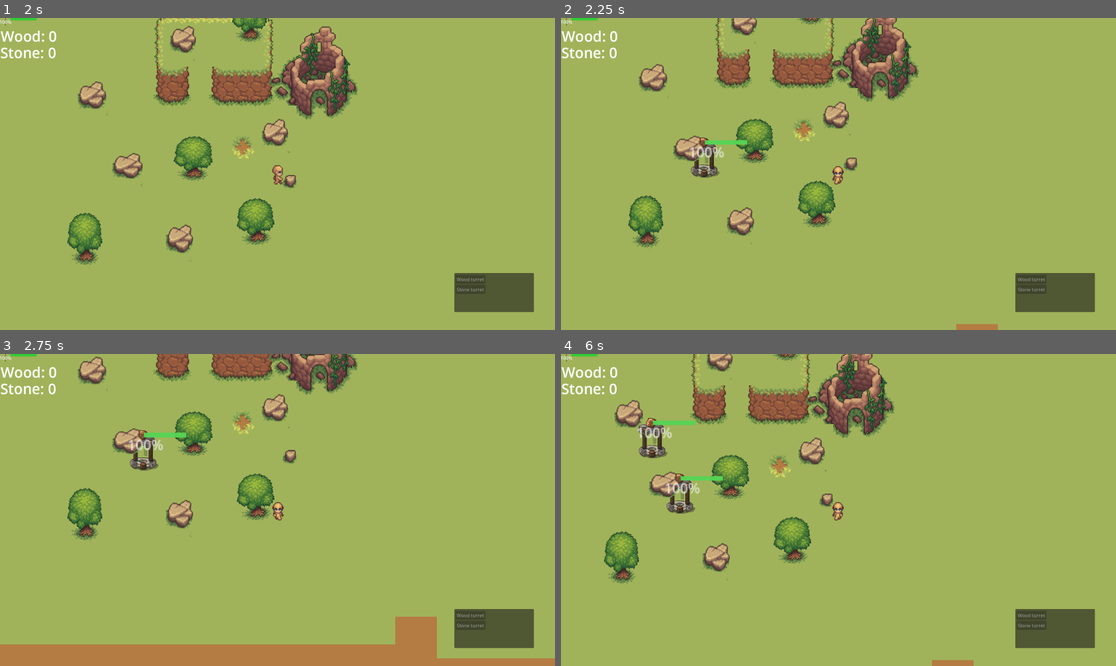
Above: before the commit, frames 1-4 (two rows, left to right).
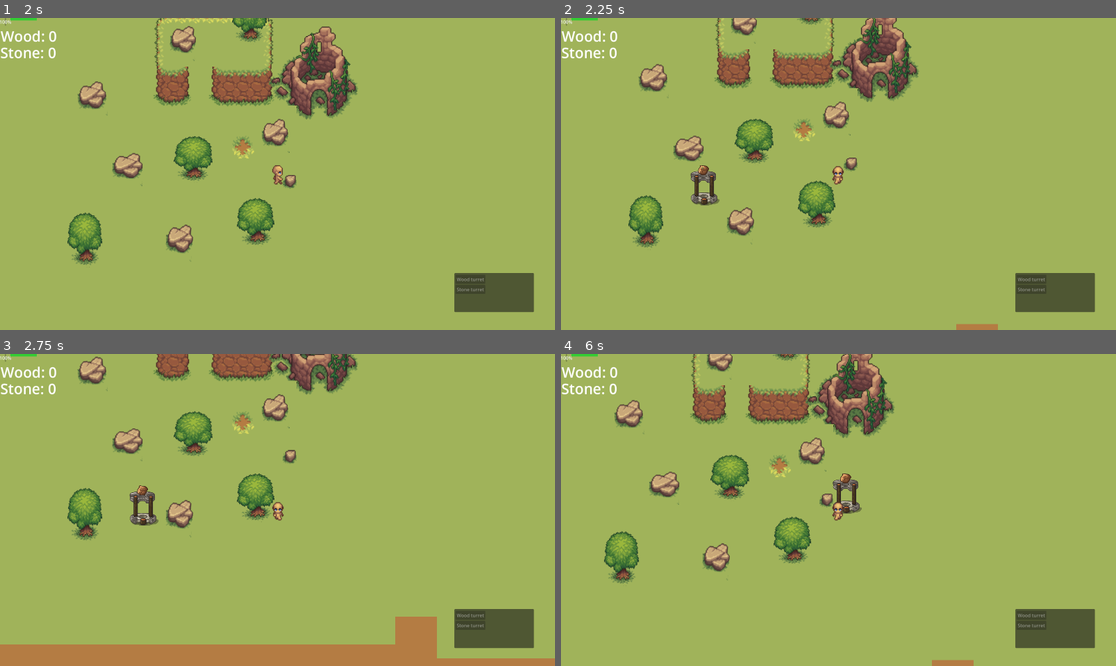
Above: after the commit, the same moments.

Repository: jonagull/dino-survival
Game: Godot game, scene res://main.tscn
Two runs of this game, one before a commit and one after it. Both use one fixed random seed, a clock stepped at 60 frames per second and the inputs below.
Inputs (mouse positions are in pixels of both pictures, inside the frame that each line leads up to):
- Up to frame 1 (2 s): click "Build" at 0.5 s; tap Enter at 1.25 s; move the mouse to (399, 158) at 1.27 s; hold D (move_right) from 1.28 s (still down); hold 1 (select_turret_1) from 1.28 s (still down); click (399, 158) at 1.42 s
- Up to frame 2 (2.25 s): move the mouse to (727, 189) at 2.02 s; release D (move_right) at 2.03 s; release 1 (select_turret_1) at 2.03 s; hold S (move_backward) from 2.03 s (still down); tap 2 (select_turret_2) at 2.1 s; click (727, 189) at 2.17 s
- Up to frame 3 (2.75 s): keep holding S (move_backward)
- Up to frame 4 (6 s): move the mouse to (894, 441) at 2.77 s; release S (move_backward) at 2.78 s; hold D (move_right) 2.78-3.53 s; tap Enter at 2.85, 5.85 s; click (894, 441) at 2.92 s; move the mouse to (810, 572) at 3.52 s; hold W (move_forward) 3.53-4.28 s; tap F at 3.6 s; click (810, 572) at 3.67 s; move the mouse to (1005, 556) at 4.27 s; hold 1 (select_turret_1) 4.28-5.03 s; hold A (move_left) 4.28-5.78 s; click (1005, 556) at 4.42 s; move the mouse to (672, 463) at 5.02 s; tap 2 (select_turret_2) at 5.1 s; click (672, 463) at 5.17 s; tap Space at 5.75 s; move the mouse to (866, 510) at 5.77 s; hold S (move_backward) from 5.78 s (still down); click (866, 510) at 5.92 s

Frame 1 is identical in both runs. In frame 2, 0.8% of the frame differs, in the area x 23-34%, y 38-61%; in frame 3, 0.9%; in frame 4, 1.4%, in the area x 13-55%, y 20-52%.

Commit message:
added resource spending when building turrets

Diff:
--- a/hud.gd
+++ b/hud.gd
@@ -9,24 +9,35 @@
 signal stone_turret_selected(scene: PackedScene, ghost_scene: PackedScene)
 signal wood_turret_selected()
 
+# Economy system - turret costs (matching main.gd)
+const WOOD_TURRET_COST = {"wood": 15, "stone": 0}
+const STONE_TURRET_COST = {"wood": 10, "stone": 20}
+
 func _ready():
 	$Panel/BuildButton.pressed.connect(toggle_build_menu)
 	$Panel/BuildMenu/WoodTurretButton.pressed.connect(_on_wood_turret_selected)
 	$Panel/BuildMenu/StoneTurretButton.pressed.connect(_on_stone_turret_selected)
 	$Panel/BuildMenu/WoodTurretButton.disabled = true
 	$Panel/BuildMenu/StoneTurretButton.disabled = true
-	$Panel/BuildMenu/StoneTurretButton.tooltip_text = "Requires 20 wood"
+	$Panel/BuildMenu/WoodTurretButton.tooltip_text = "Requires 15 wood"
+	$Panel/BuildMenu/StoneTurretButton.tooltip_text = "Requires 10 wood, 20 stone"
 
 func update_build_menu(amount: int) -> void:
-	if amount >= 20:
-		$Panel/BuildMenu/WoodTurretButton.disabled = false
-		$Panel/BuildMenu/StoneTurretButton.disabled = false
-	elif amount >= 10:
-		$Panel/BuildMenu/WoodTurretButton.disabled = false
-		$Panel/BuildMenu/StoneTurretButton.disabled = true
-	else:
-		$Panel/BuildMenu/WoodTurretButton.disabled = true
-		$Panel/BuildMenu/StoneTurretButton.disabled = true
+	# Get current player resources from the main scene
+	var main_scene = get_tree().current_scene
+	if not main_scene or not main_scene.player:
+		return
+
+	var player_wood = main_scene.player.wood
+	var player_stone = main_scene.player.stone
+
+	# Check if player can afford wood turret
+	var can_afford_wood_turret = player_wood >= WOOD_TURRET_COST["wood"] and player_stone >= WOOD_TURRET_COST["stone"]
+	$Panel/BuildMenu/WoodTurretButton.disabled = not can_afford_wood_turret
+
+	# Check if player can afford stone turret
+	var can_afford_stone_turret = player_wood >= STONE_TURRET_COST["wood"] and player_stone >= STONE_TURRET_COST["stone"]
+	$Panel/BuildMenu/StoneTurretButton.disabled = not can_afford_stone_turret
 
 func toggle_build_menu():
 	build_menu.visible = not build_menu.visible
--- a/main.gd
+++ b/main.gd
@@ -17,6 +17,10 @@
 @export var stone_turret_ghost_scene: PackedScene
 @export var wood_turret_scene: PackedScene
 @export var wood_turret_ghost_scene: PackedScene
+
+# Economy system - turret costs
+const WOOD_TURRET_COST = {"wood": 15, "stone": 0}
+const STONE_TURRET_COST = {"wood": 10, "stone": 20}
 
 # Wave system variables
 var current_wave: int = 0
@@ -122,6 +126,15 @@
 		place_turret_at(get_global_mouse_position())
 
 func place_turret_at(pos: Vector2):
+	# Check if player can afford the turret
+	var turret_cost = get_turret_cost(current_turret_scene)
+	if not can_afford_turret(turret_cost):
+		print("Not enough resources to build turret!")
+		return
+
+	# Spend resources
+	spend_resources(turret_cost)
+
 	var turret = current_turret_scene.instantiate()
 	turret.position = snap_to_grid(pos)
 	add_child(turret)
@@ -156,3 +169,31 @@
 		# Stone turret
 		print("Keyboard selected: Stone Turret")
 		enter_build_mode(stone_turret_scene, stone_turret_ghost_scene)
+
+# Economy system functions
+func get_turret_cost(turret_scene: PackedScene) -> Dictionary:
+	if turret_scene == stone_turret_scene:
+		return STONE_TURRET_COST
+	elif turret_scene == wood_turret_scene:
+		return WOOD_TURRET_COST
+	else:
+		return {"wood": 0, "stone": 0}
+
+func can_afford_turret(cost: Dictionary) -> bool:
+	if not player:
+		return false
+	return player.wood >= cost.get("wood", 0) and player.stone >= cost.get("stone", 0)
+
+func spend_resources(cost: Dictionary) -> void:
+	if not player:
+		return
+
+	# Spend wood
+	if cost.get("wood", 0) > 0:
+		player.wood -= cost["wood"]
+		player.wood_changed.emit(player.wood)
+
+	# Spend stone
+	if cost.get("stone", 0) > 0:
+		player.stone -= cost["stone"]
+		player.stone_changed.emit(player.stone)
